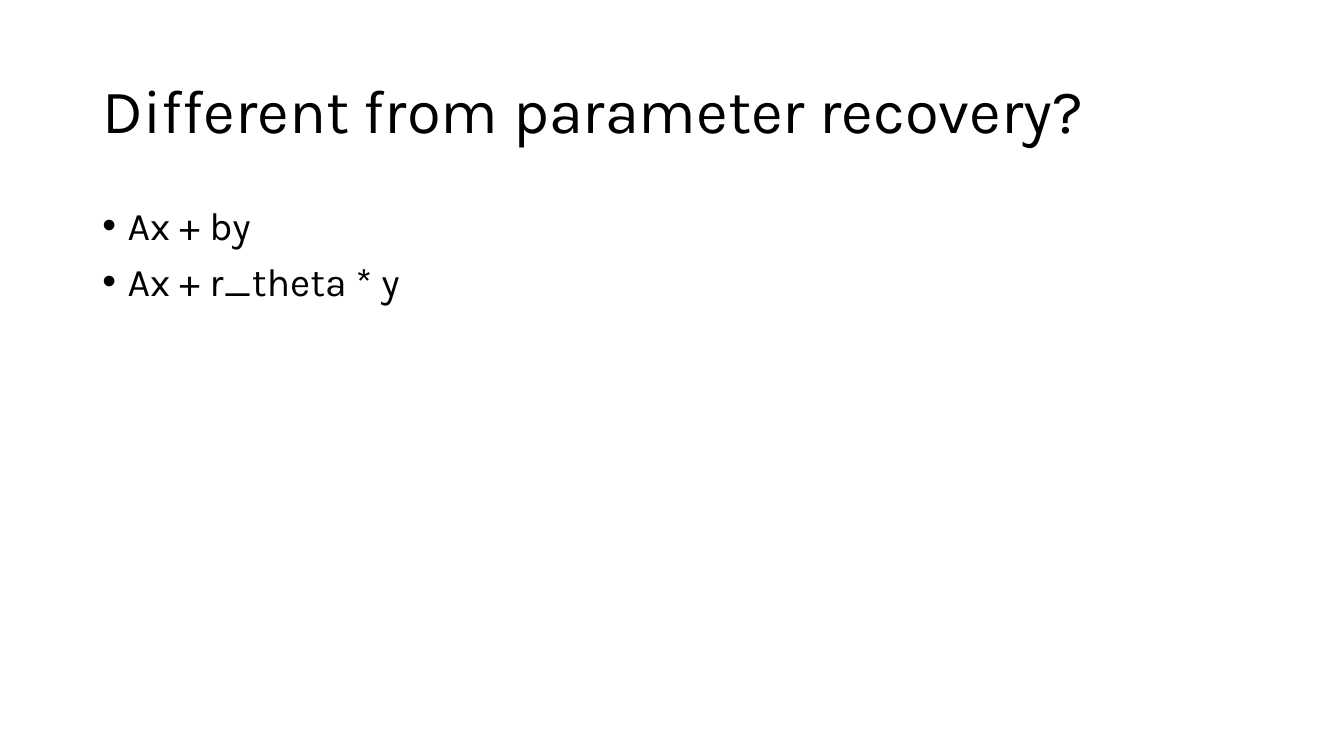
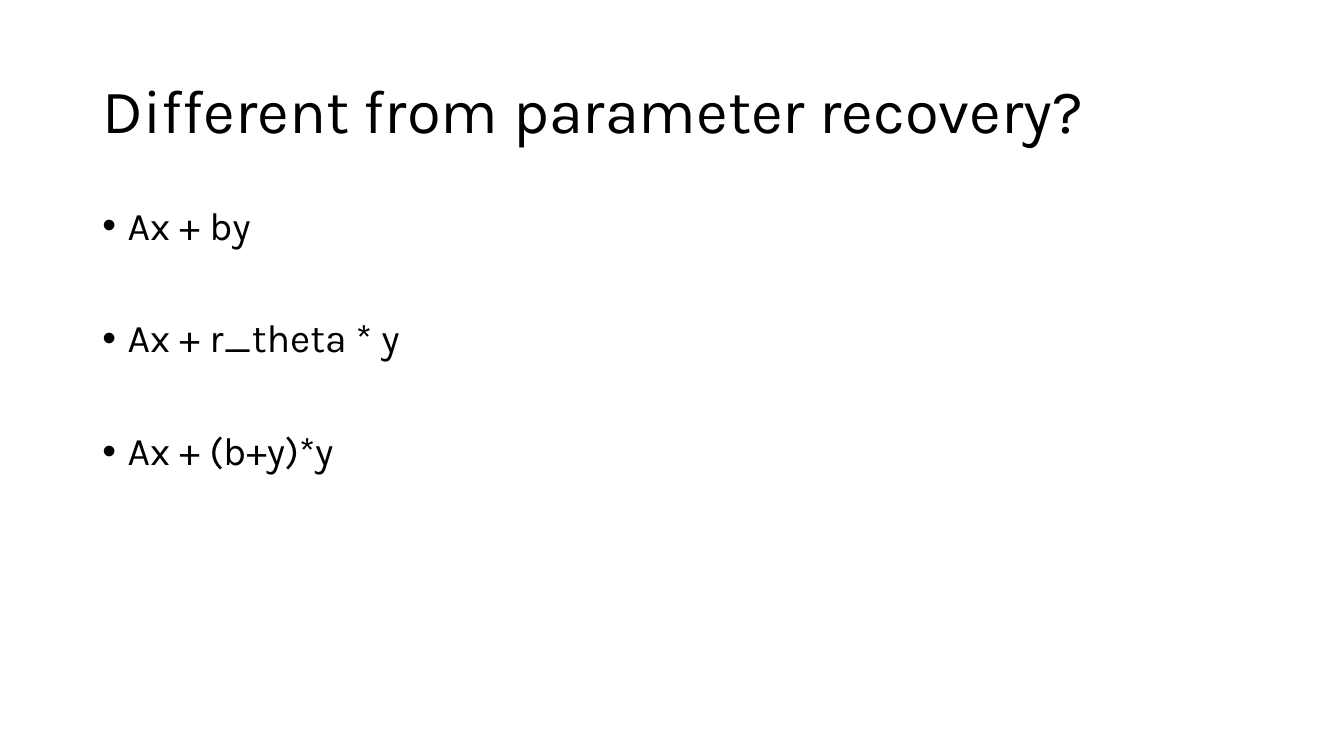
Before and after one commit to LuWang95/CSC494, a slide deck: slide 5 of meetings/Week7.pptx. Drawn at 1344x756 pixels with LibreOffice and Linux fonts; fonts in the diff are those of the drawing. Boxes give left, top, right and bottom in pixels: in the first picture for what was removed or moved away, otherwise in the second. Text is boxed around its words. In the diff, an @@ line names an element or a change of style, - is before the commit and + after.

```diff
--- a/meetings/Week7.pptx
+++ b/meetings/Week7.pptx
@@ text at bbox=[128, 436, 333, 475]: paragraph added @@
+• Ax + (b+y)*y
```
Also in this commit, not shown: 2 other slides changed, 11 other files.
